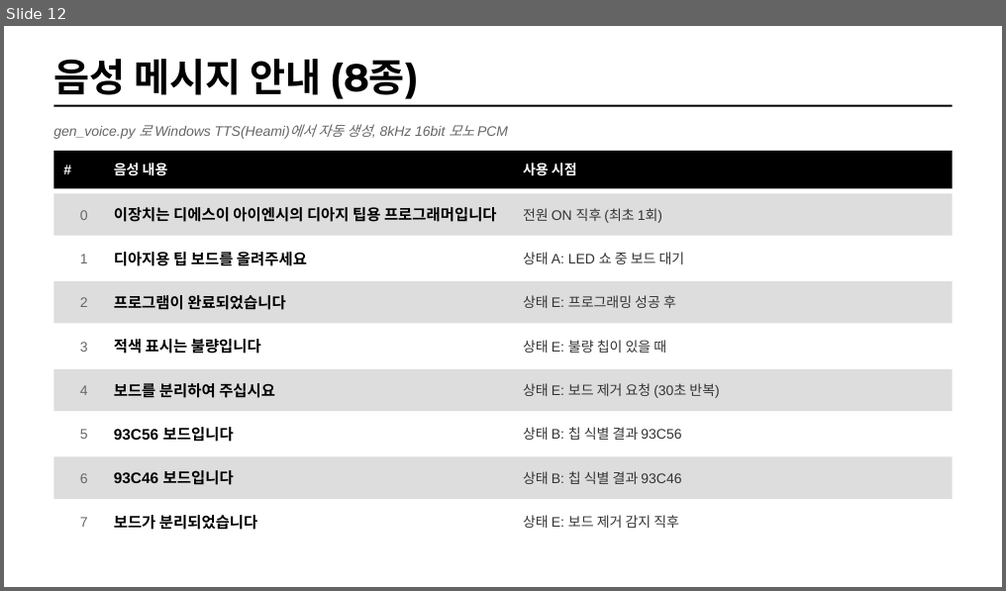
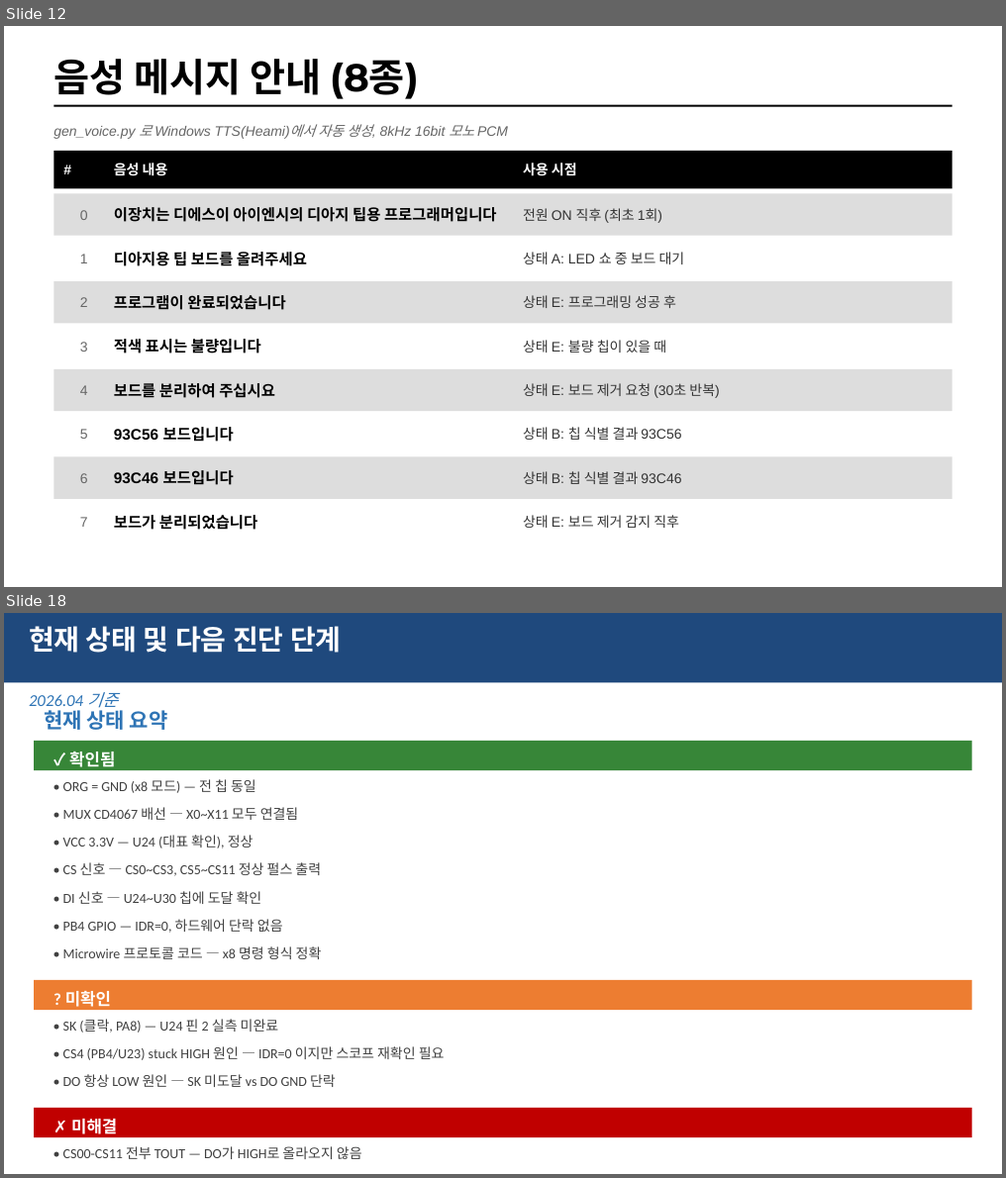
Before and after one commit to dselaser/93c56, a slide deck: 93c56_overview.pptx. Shown one above the other, each under a label of ours: slide 12 before the commit, slides 12 and 18 after it; the slides between them are not shown. The pictures are 1006x591 and 1006x1178 pixels, drawn with LibreOffice and Linux fonts; fonts in the diff are those of the drawing. Boxes give left, top, right and bottom in pixels: in the first picture for what was removed or moved away, otherwise in the second. Text is boxed around its words. In the diff, an @@ line names an element or a change of style, - is before the commit and + after.

```diff
--- a/93c56_overview.pptx
+++ b/93c56_overview.pptx
@@ slide 18 added at (4,613,1002,1174), background #FFFFFF @@
@@ rectangle added at (4,613,1002,683), fill #1F497D @@
@@ text added at (29,626,342,653), 20 pt, text #FFFFFF, bold @@
+현재 상태 및 다음 진단 단계
@@ text added at (29,692,118,712), 12 pt, text #2E74B5, italic @@
+2026.04 기준
@@ text added at (44,707,168,730), 15 pt, text #2E74B5, bold @@
+현재 상태 요약
@@ rectangle added at (34,741,972,770), fill #378638 @@
@@ text added at (69,752,115,767), 12 pt, text #FFFFFF, bold @@
+✓ 확인됨
@@ text added at (63,779,256,793), 10 pt, text #404040 @@
+• ORG = GND (x8 모드) — 전 칩 동일
@@ text added at (63,807,299,820), 10 pt, text #404040 @@
+• MUX CD4067 배선 — X0~X11 모두 연결됨
@@ text added at (63,835,253,849), 10 pt, text #404040 @@
+• VCC 3.3V — U24 (대표 확인), 정상
@@ text added at (63,862,321,876), 10 pt, text #404040 @@
+• CS 신호 — CS0~CS3, CS5~CS11 정상 펄스 출력
@@ text added at (63,891,262,904), 10 pt, text #404040 @@
+• DI 신호 — U24~U30 칩에 도달 확인
@@ text added at (63,919,283,933), 10 pt, text #404040 @@
+• PB4 GPIO — IDR=0, 하드웨어 단락 없음
@@ text added at (63,947,322,959), 10 pt, text #404040 @@
+• Microwire 프로토콜 코드 — x8 명령 형식 정확
@@ rectangle added at (34,980,972,1010), fill #ED7D31 @@
@@ text added at (65,991,111,1007), 12 pt, text #FFFFFF, bold @@
+? 미확인
@@ text added at (63,1019,279,1033), 10 pt, text #404040 @@
+• SK (클락, PA8) — U24 핀 2 실측 미완료
@@ text added at (63,1047,445,1060), 10 pt, text #404040 @@
+• CS4 (PB4/U23) stuck HIGH 원인 — IDR=0 이지만 스코프 재확인 필요
@@ text added at (63,1074,336,1087), 10 pt, text #404040 @@
+• DO 항상 LOW 원인 — SK 미도달 vs DO GND 단락
@@ rectangle added at (34,1108,972,1138), fill #C00000 @@
@@ text added at (63,1147,362,1159), 10 pt, text #404040 @@
+• CS00-CS11 전부 TOUT — DO가 HIGH로 올라오지 않음
@@ text added at (71,1119,117,1135), 12 pt, text #FFFFFF, bold @@
+✗ 미해결
@@ text added at (34,1167,972,1174), 10 pt, text #404040 @@
+• EE_Detect() 전체 실패 → g_board_present = false
```
Also in this commit, not shown: 3 slides changed, 4 other slides added, 2 other files.
